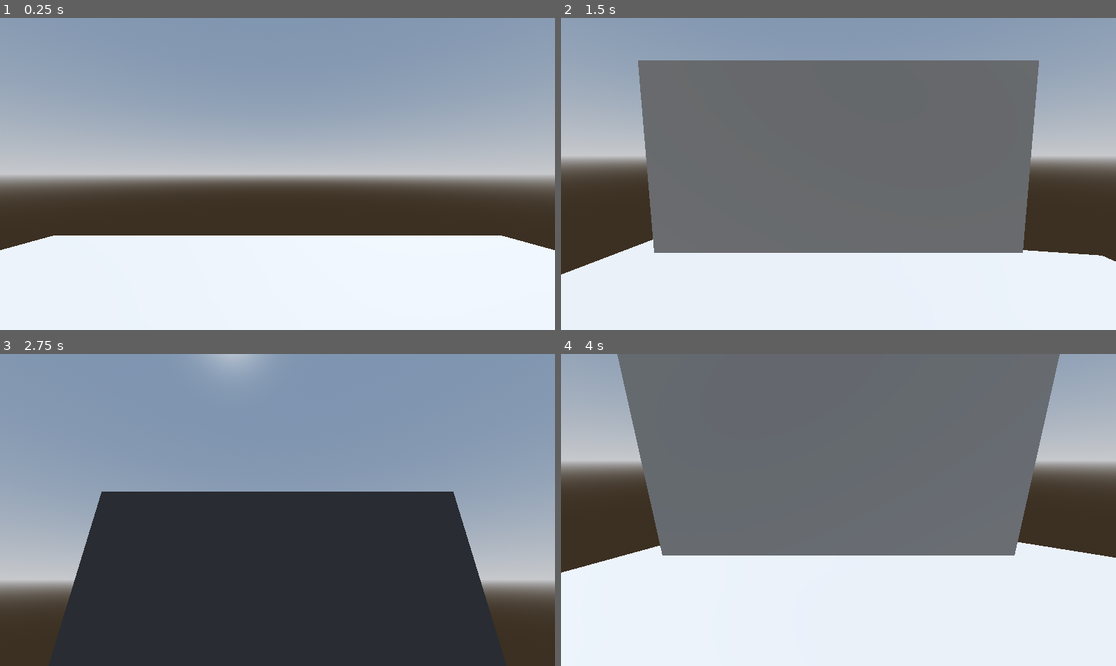
Above: before the commit, frames 1-4 (two rows, left to right).
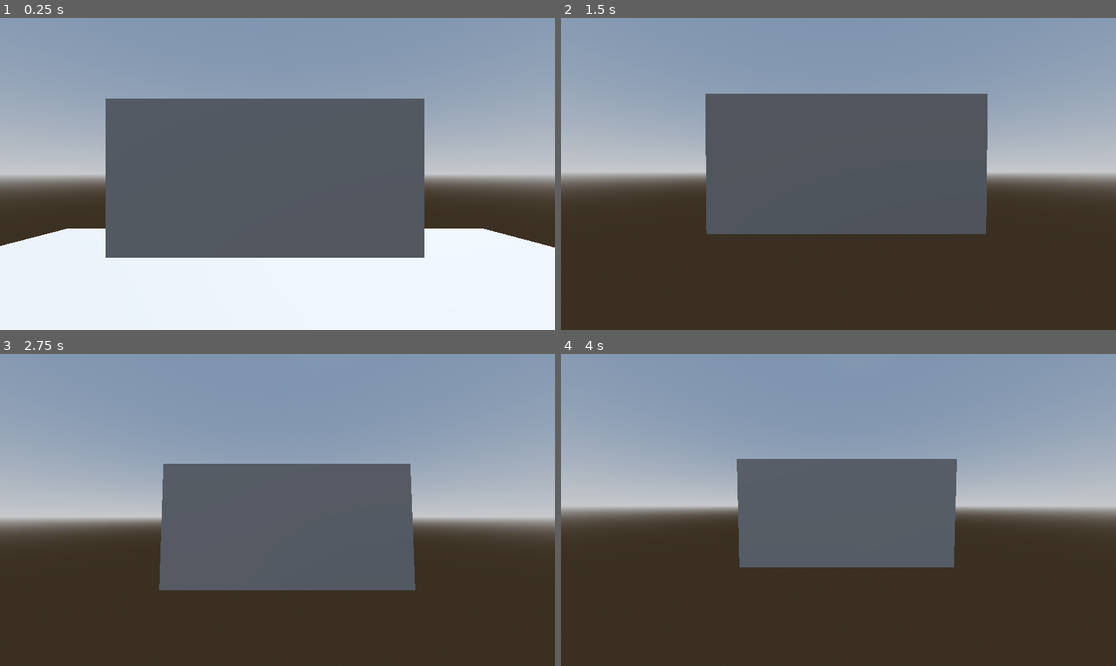
Above: after the commit, the same moments.

Repository: init-Sense/apus
Game: Godot game, scene res://scenes/level/level.tscn
Same seed, same stepped clock (60 frames per second), same inputs: the game is played once before the commit and once after it.
Inputs (mouse positions are in pixels of both pictures, inside the frame that each line leads up to):
- Up to frame 1 (0.25 s): no input
- Up to frame 2 (1.5 s): move the mouse to (866, 174) at 0.52 s; hold Shift (sprint) 0.53-1.28 s; hold W (move_forward) from 0.53 s (still down); tap F (snap) at 0.6 s; tap Space (jump) at 0.77, 1.07 s; move the mouse to (810, 174) at 1.27 s; tap Shift (sprint) at 1.35 s
- Up to frame 3 (2.75 s): keep holding W (move_forward); tap Space (jump) at 1.52, 1.55, 1.82, 2.1 s; move the mouse to (288, 503) at 2.02 s; tap F (snap) at 2.3 s
- Up to frame 4 (4 s): keep holding W (move_forward); move the mouse to (832, 516) at 2.77 s; tap F (snap) at 2.85 s; tap Space (jump) at 3.02, 3.32, 3.77, 3.8 s; tap Shift (sprint) at 3.05 s; move the mouse to (877, 513) at 3.52 s; hold Shift (sprint) from 3.53 s (still down)

The runs differ from the first frame. In frame 1, 29% of the frame differs, in the area x 0-100%, y 25-77%; in frame 2, 52%; in frame 3, 35%; in frame 4, 80%, in the area x 0-100%, y 0-100%.

Commit message:
script: Player script with snapping feature

Diff:
--- a/scripts/player/player.gd
+++ b/scripts/player/player.gd
@@ -1,81 +1,102 @@
 extends CharacterBody3D
 
-# Movement properties
-var speed: float           = 5.0
+var speed
 const WALK_SPEED: float    = 5.0
 const SPRINT_SPEED: float  = 8.0
-const JUMP_VELOCITY: float = 4.5
-const GRAVITY: float       = 7.0
-const SENSITIVITY: float   = 0.03
+const JUMP_VELOCITY: float = 4.8
+const SENSITIVITY: float   = 0.004
+const BOB_FREQ: float      = 2.4
+const BOB_AMP: float       = 0.08
+var t_bob: float           = 0.0
+const BASE_FOV: float      = 75.0
+const FOV_CHANGE: float    = 1.5
+var gravity: float         = 9.8
+
 @onready var head: Node3D = $Head
 @onready var camera: Camera3D = $Head/Camera3D
 @onready var snapshot_viewport: SubViewport = $Viewport/SnapshotViewport
 @onready var snapshot_camera: Camera3D = $Viewport/SnapshotViewport/SnapshotCamera3D
 @onready var main_camera_display_plane: MeshInstance3D = $Head/MainCameraDisplayPlane
-@onready var player_mesh: MeshInstance3D = $MeshInstance3D
-const PLAYER_LAYER: int                  = 2  # Example layer number for the player's mesh
-const SNAPSHOT_CAMERA_MASK: int          = ~(1 << PLAYER_LAYER)  # Mask excluding player's layer
 
 
 func _ready():
-    Input.mouse_mode = Input.MOUSE_MODE_CAPTURED
+    Input.set_mouse_mode(Input.MOUSE_MODE_CAPTURED)
 
-    main_camera_display_plane.visible = false
+
+func _unhandled_input(event):
+    if event is InputEventMouseMotion:
+        head.rotate_y(-event.relative.x * SENSITIVITY)
+        camera.rotate_x(-event.relative.y * SENSITIVITY)
+        camera.rotation.x = clamp(camera.rotation.x, deg_to_rad(-40), deg_to_rad(60))
 
 
 func snap_image():
-    player_mesh.visible = false
-    main_camera_display_plane.visible = false
-
     snapshot_camera.global_transform = camera.global_transform
 
+    snapshot_viewport.set_world_3d(get_world_3d())
     var snapshot_image := snapshot_viewport.get_texture().get_image()
 
     var snapshot_texture := ImageTexture.new()
     snapshot_texture.set_image(snapshot_image)
 
-    var material := StandardMaterial3D.new()
+    var snapshot_display := MeshInstance3D.new()
+    var plane_mesh       := PlaneMesh.new()
+    plane_mesh.size = Vector2(1.0, 0.5625)
+
+    var material: StandardMaterial3D = StandardMaterial3D.new()
     material.albedo_texture = snapshot_texture
-    main_camera_display_plane.material_override = material
+    snapshot_display.material_override = material
+    snapshot_display.mesh = plane_mesh
 
-    main_camera_display_plane.visible = true
+    snapshot_display.global_transform = camera.global_transform * Transform3D.IDENTITY.translated(Vector3(0, 0, -2))
+    snapshot_display.rotation_degrees = Vector3(randi_range(50, 170), randi_range(50, 170), randi_range(50, 170),)
 
-    player_mesh.visible = true
+    var snapshot_container: Node = get_node("/root/Level/SnapshotContainer")
+    if snapshot_container:
+        snapshot_container.add_child(snapshot_display)
+    else:
+        print("SnapshotContainer not found.")
 
 
-# Function to handle player movement
-func _physics_process(delta: float):
+func _physics_process(delta):
     if not is_on_floor():
-        velocity.y -= GRAVITY * delta
+        velocity.y -= gravity * delta
 
-    if Input.is_action_just_pressed("jump") and is_on_floor():
-        velocity.y = JUMP_VELOCITY
+    if Input.is_action_pressed("sprint"):
+        speed = SPRINT_SPEED
+    else:
+        speed = WALK_SPEED
 
-    speed = SPRINT_SPEED if Input.is_action_pressed("sprint") else WALK_SPEED
-
-    var input_vector := Input.get_vector("move_left", "move_right", "move_forward", "move_backwards")
-    var direction    := (head.transform.basis * Vector3(input_vector.x, 0, 0)).normalized()
-
+    var input_dir: Vector2 = Input.get_vector("move_left", "move_right", "move_forward", "move_backwards")
+    var direction: Vector3 = (head.transform.basis * Vector3(input_dir.x, 0, input_dir.y)).normalized()
     if is_on_floor():
-        velocity.x = direction.x * speed
-        velocity.z = direction.z * speed
+        if direction:
+            velocity.x = direction.x * speed
+            velocity.z = direction.z * speed
+        else:
+            velocity.x = lerp(velocity.x, direction.x * speed, delta * 7.0)
+            velocity.z = lerp(velocity.z, direction.z * speed, delta * 7.0)
     else:
         velocity.x = lerp(velocity.x, direction.x * speed, delta * 3.0)
-        velocity.z = lerp(velocity.x, direction.z * speed, delta * 3.0)
+        velocity.z = lerp(velocity.z, direction.z * speed, delta * 3.0)
+
+    t_bob += delta * velocity.length() * float(is_on_floor())
+    camera.transform.origin = _headbob(t_bob)
+
+    var velocity_clamped = clamp(velocity.length(), 0.5, SPRINT_SPEED * 2)
+    var target_fov       = BASE_FOV + FOV_CHANGE * velocity_clamped
+    camera.fov = lerp(camera.fov, target_fov, delta * 8.0)
 
     move_and_slide()
 
 
-# Function to handle camera rotation using mouse movement
-func _unhandled_input(event: InputEvent):
-    if event is InputEventMouseMotion:
-        head.rotate_y(-event.relative.x * SENSITIVITY)
-        camera.rotate_x(-event.relative.y * SENSITIVITY)
-
-        camera.rotation_degrees.x = clamp(camera.rotation_degrees.x, -40, 60)
+func _headbob(time) -> Vector3:
+    var pos: Vector3 = Vector3.ZERO
+    pos.y = sin(time * BOB_FREQ) * BOB_AMP
+    pos.x = cos(time * BOB_FREQ / 2) * BOB_AMP
+    return pos
 
 
-# Function to handle snapping events
 func _process(delta: float):
     if Input.is_action_just_pressed("snap"):
         snap_image()
